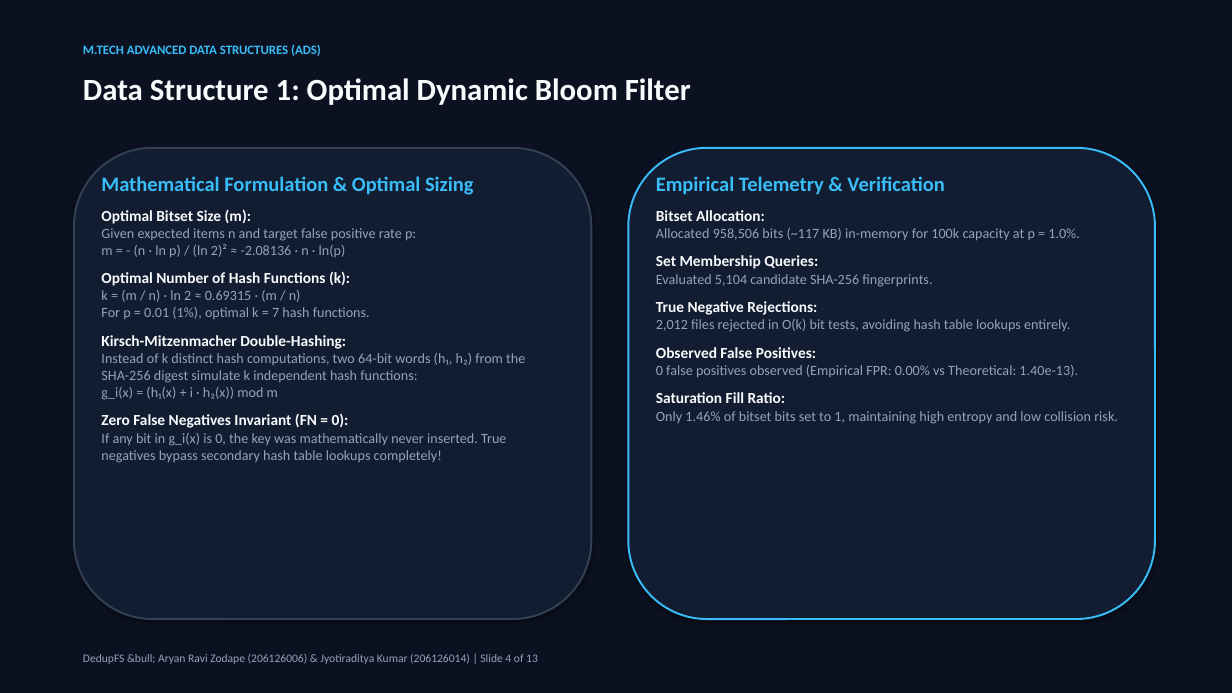
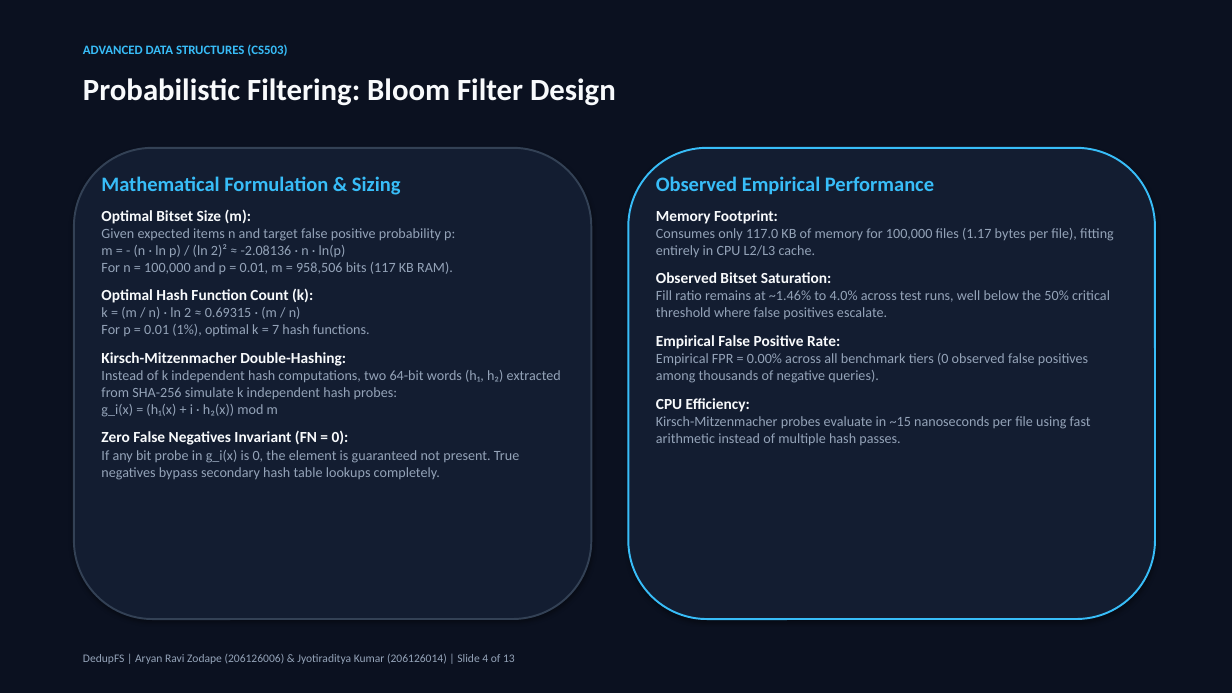
Before and after one commit to Jyotiraditya-kumar/DedupeFS, a slide deck: slide 4 of presentation/DedupFS_MTech_Presentation.pptx. Drawn at 1232x693 pixels with LibreOffice and Linux fonts; fonts in the diff are those of the drawing. Boxes give left, top, right and bottom in pixels: in the first picture for what was removed or moved away, otherwise in the second. Text is boxed around its words. In the diff, an @@ line names an element or a change of style, - is before the commit and + after.

Commit message:
feat(ui,ppt): add reset work dir option, display memory metrics, and remove AI buzzwords

```diff
--- a/presentation/DedupFS_MTech_Presentation.pptx
+++ b/presentation/DedupFS_MTech_Presentation.pptx
@@ text at [83,44,287,56]: text changed @@
-M.TECH ADVANCED DATA STRUCTURES (ADS)
+ADVANCED DATA STRUCTURES (CS503)
@@ text at [83,78,616,106]: text changed @@
-Data Structure 1: Optimal Dynamic Bloom Filter
+Probabilistic Filtering: Bloom Filter Design
@@ text at [101,176,401,195]: text changed @@
-Mathematical Formulation & Optimal Sizing
+Mathematical Formulation & Sizing
@@ text at [656,176,1114,445]: text changed @@
-Empirical Telemetry & Verification
-Bitset Allocation:
-Allocated 958,506 bits (~117 KB) in-memory for 100k capacity at p = 1.0%.
-Set Membership Queries:
-Evaluated 5,104 candidate SHA-256 fingerprints.
-True Negative Rejections:
-2,012 files rejected in O(k) bit tests, avoiding hash table lookups entirely.
-Observed False Positives:
-0 false positives observed (Empirical FPR: 0.00% vs Theoretical: 1.40e-13).
-Saturation Fill Ratio:
-Only 1.46% of bitset bits set to 1, maintaining high entropy and low collision risk.
+Observed Empirical Performance
+Memory Footprint:
+Consumes only 117.0 KB of memory for 100,000 files (1.17 bytes per file), fitting entirely in CPU L2/L3 cache.
+Observed Bitset Saturation:
+Fill ratio remains at ~1.46% to 4.0% across test runs, well below the 50% critical threshold where false positives escalate.
+Empirical False Positive Rate:
+Empirical FPR = 0.00% across all benchmark tiers (0 observed false positives among thousands of negative queries).
+CPU Efficiency:
+Kirsch-Mitzenmacher probes evaluate in ~15 nanoseconds per file using fast arithmetic instead of multiple hash passes.
@@ text at [101,228,455,303]: text changed @@
-Given expected items n and target false positive rate p:
-m = - (n · ln p) / (ln 2)² ≈ -2.08136 · n · ln(p)
-Optimal Number of Hash Functions (k):
+Given expected items n and target false positive probability p:
+m = - (n · ln p) / (ln 2)² ≈ -2.08136 · n · ln(p)
+For n = 100,000 and p = 0.01, m = 958,506 bits (117 KB RAM).
+Optimal Hash Function Count (k):
@@ text at [101,370,561,417]: text changed @@
-Instead of k distinct hash computations, two 64-bit words (h₁, h₂) from the SHA-256 digest simulate k independent hash functions:
-g_i(x) = (h₁(x) + i · h₂(x)) mod m
+Instead of k independent hash computations, two 64-bit words (h₁, h₂) extracted from SHA-256 simulate k independent hash probes:
+g_i(x) = (h₁(x) + i · h₂(x)) mod m
@@ text at [101,450,519,480]: text changed @@
-If any bit in g_i(x) is 0, the key was mathematically never inserted. True negatives bypass secondary hash table lookups completely!
+If any bit probe in g_i(x) is 0, the element is guaranteed not present. True negatives bypass secondary hash table lookups completely.
@@ text at [83,654,515,664]: text changed @@
-DedupFS &bull; Aryan Ravi Zodape (206126006) & Jyotiraditya Kumar (206126014) | Slide 4 of 13
+DedupFS | Aryan Ravi Zodape (206126006) & Jyotiraditya Kumar (206126014) | Slide 4 of 13
```
Also in this commit, not shown: 10 other slides changed, 2 slides added, 2 slides removed, 9 other files.
